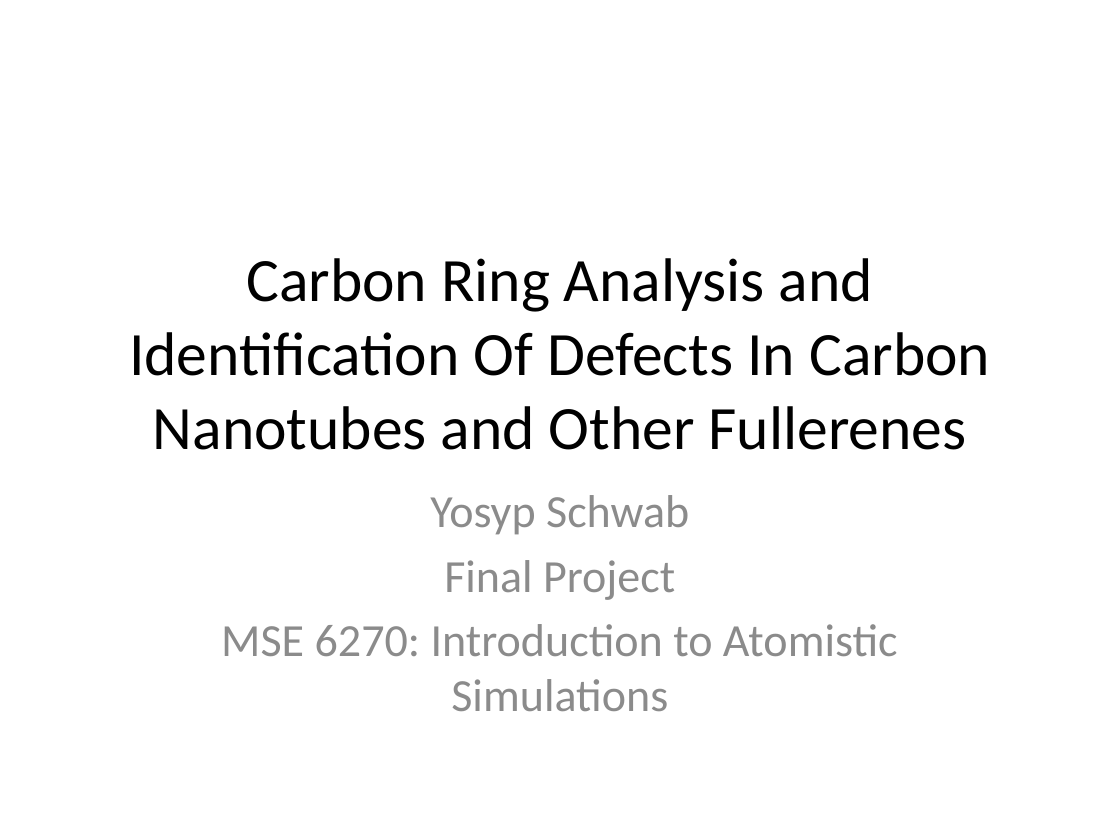
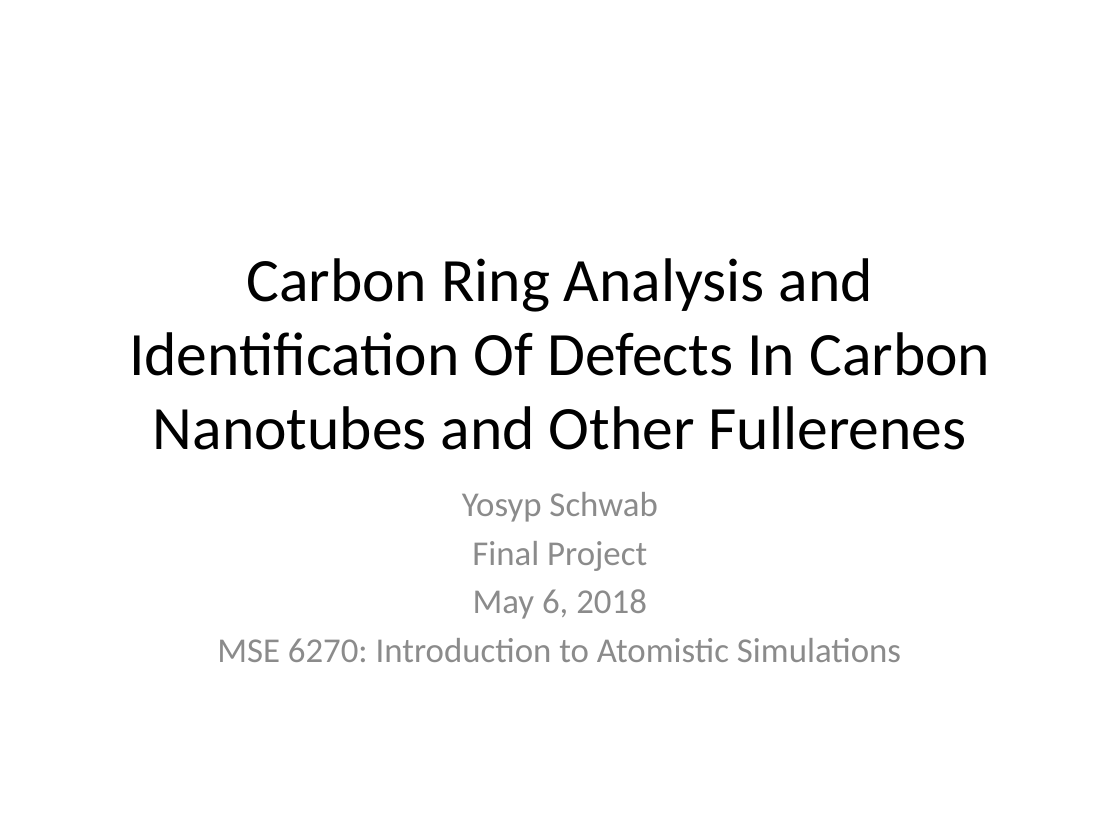
Before and after one commit to yosyp/md-ring-count, a slide deck: slide 1 of schwab_presentation.pptx. Drawn at 1120x840 pixels with LibreOffice and Linux fonts; fonts in the diff are those of the drawing. Boxes give left, top, right and bottom in pixels: in the first picture for what was removed or moved away, otherwise in the second. Text is boxed around its words. In the diff, an @@ line names an element or a change of style, - is before the commit and + after.

```diff
--- a/schwab_presentation.pptx
+++ b/schwab_presentation.pptx
@@ subtitle at (217, 492, 901, 662): size 29.6 to 22.4 pt in "Yosyp Schwab", "Final Project", "MSE 6270: Introduction to Atomistic Simulations"; less space between paragraphs @@
@@ subtitle at (473, 589, 647, 619): paragraph added @@
+May 6, 2018
```
Also in this commit, not shown: 2 slides added.
